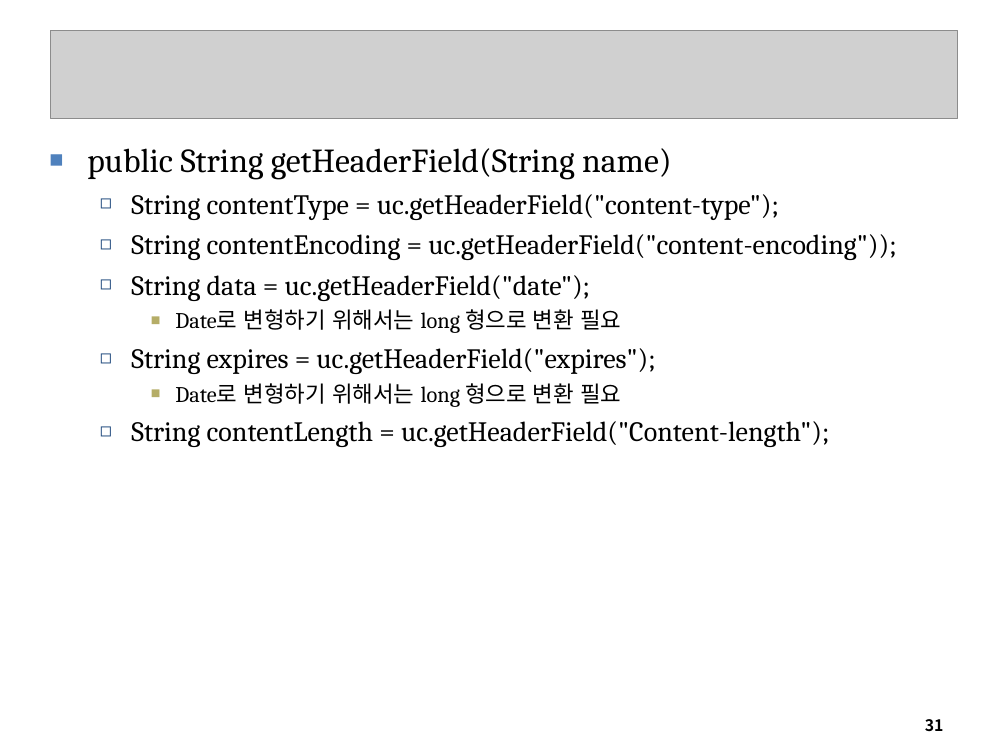
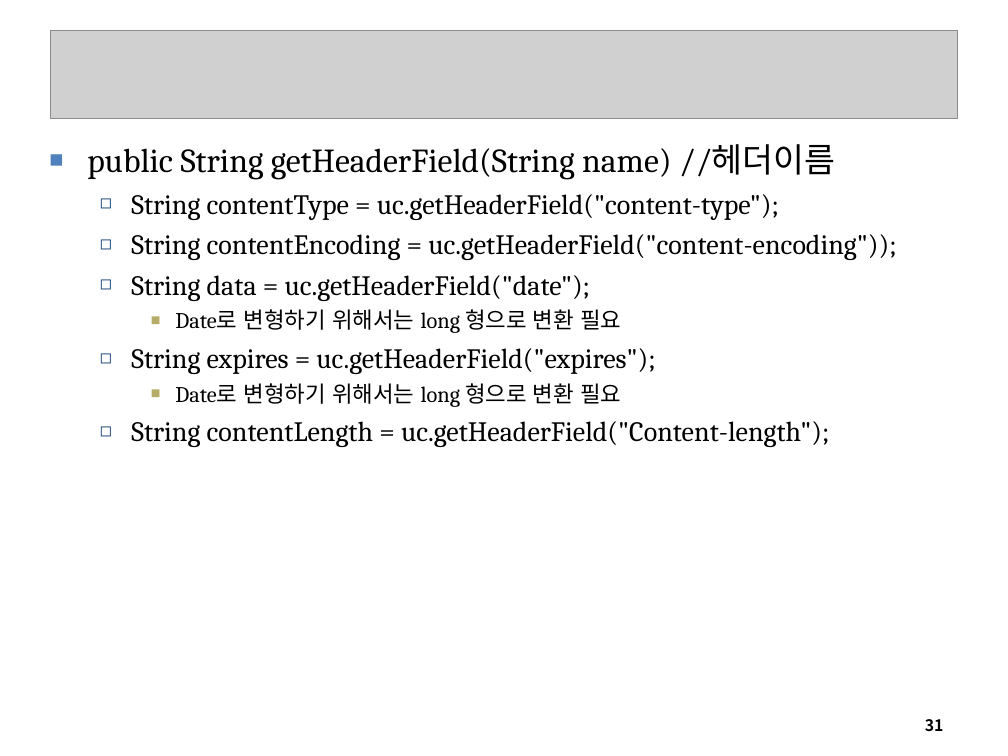
Before and after one commit to seleuchel/javaNetwork, a slide deck: slide 31 of ppt/802_chap07URLConnection.ppt. Drawn at 1008x756 pixels with LibreOffice and Linux fonts; fonts in the diff are those of the drawing; grey boxes stand for pictures; background and template pictures are left out. Boxes give left, top, right and bottom in pixels: in the first picture for what was removed or moved away, otherwise in the second. Text is boxed around its words. In the diff, an @@ line names an element or a change of style, - is before the commit and + after.

```diff
--- a/ppt/802_chap07URLConnection.ppt
+++ b/ppt/802_chap07URLConnection.ppt
@@ text at [87,144,836,180]: text changed @@
-■ public String getHeaderField(String name)
+■ public String getHeaderField(String name) //헤더이름
```
Also in this commit, not shown: 9 other slides changed, 21 other files.
